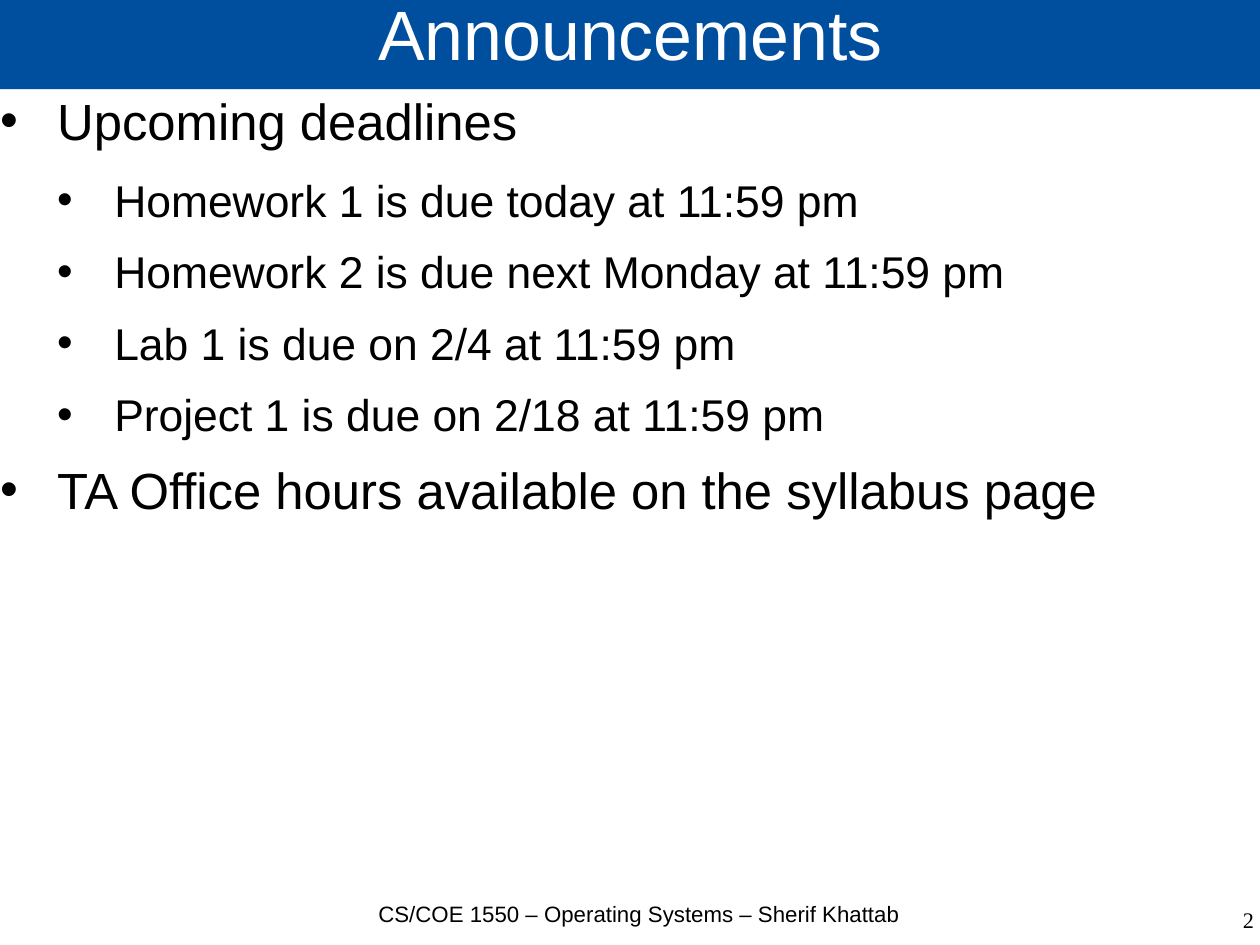
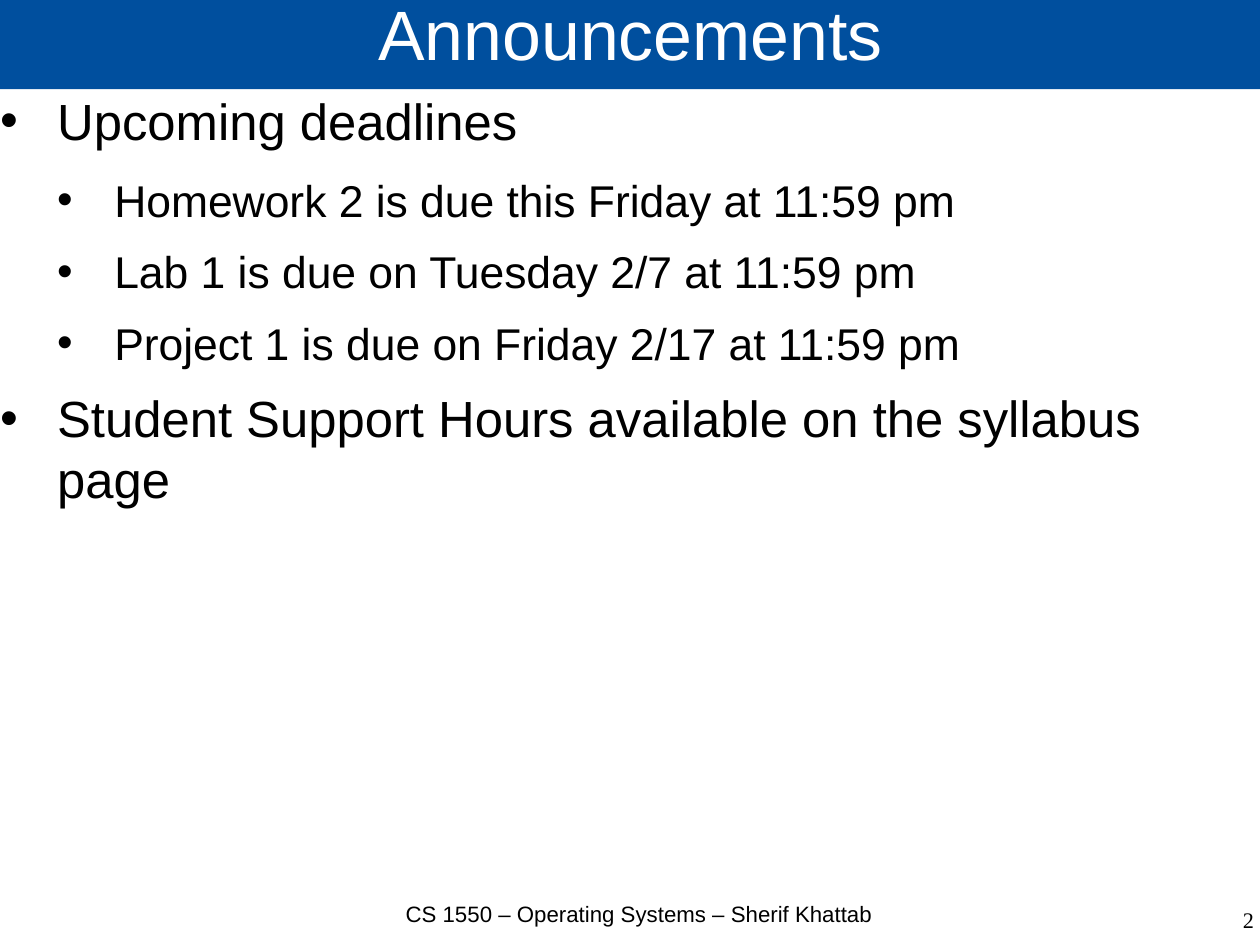
Before and after one commit to cs1550-2244/cs1550-code-handouts, a slide deck: slide 2 of DraftSlides/Lecture4.pptx. Drawn at 1260x945 pixels with LibreOffice and Linux fonts; fonts in the diff are those of the drawing. Boxes give left, top, right and bottom in pixels: in the first picture for what was removed or moved away, otherwise in the second. Text is boxed around its words. In the diff, an @@ line names an element or a change of style, - is before the commit and + after.

```diff
--- a/DraftSlides/Lecture4.pptx
+++ b/DraftSlides/Lecture4.pptx
@@ text at bbox=[57, 184, 1140, 509]: text changed @@
-  • Homework 1 is due today at 11:59 pm
-  • Homework 2 is due next Monday at 11:59 pm
-  • Lab 1 is due on 2/4 at 11:59 pm
-  • Project 1 is due on 2/18 at 11:59 pm
-• TA Office hours available on the syllabus page
+  • Homework 2 is due this Friday at 11:59 pm
+  • Lab 1 is due on Tuesday 2/7 at 11:59 pm
+  • Project 1 is due on Friday 2/17 at 11:59 pm
+• Student Support Hours available on the syllabus page
@@ text at bbox=[406, 906, 872, 927]: text changed @@
-CS/COE 1550 – Operating Systems – Sherif Khattab
+CS 1550 – Operating Systems – Sherif Khattab
```
Also in this commit, not shown: 9 other slides changed, 11 slides added, 3 other files.
